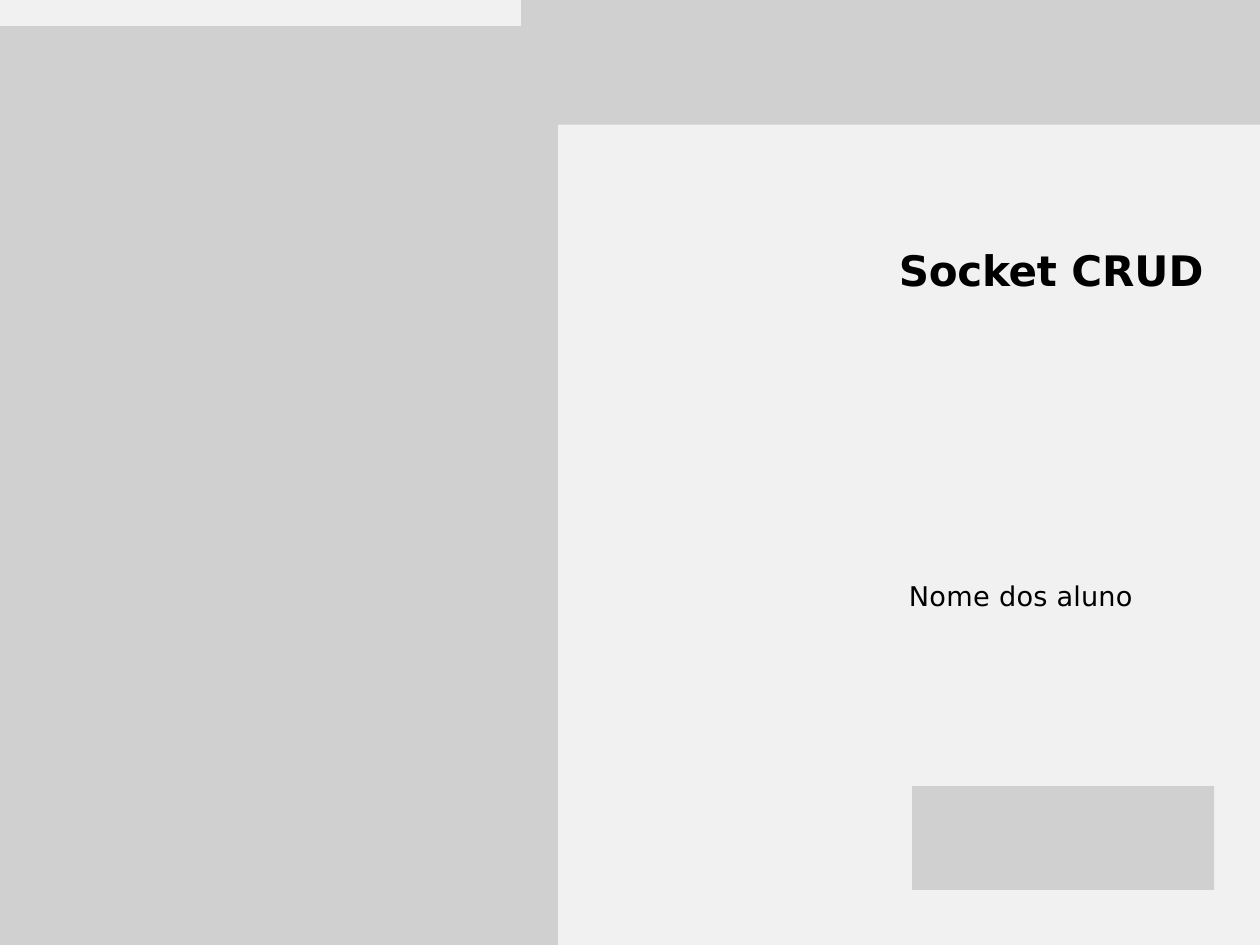
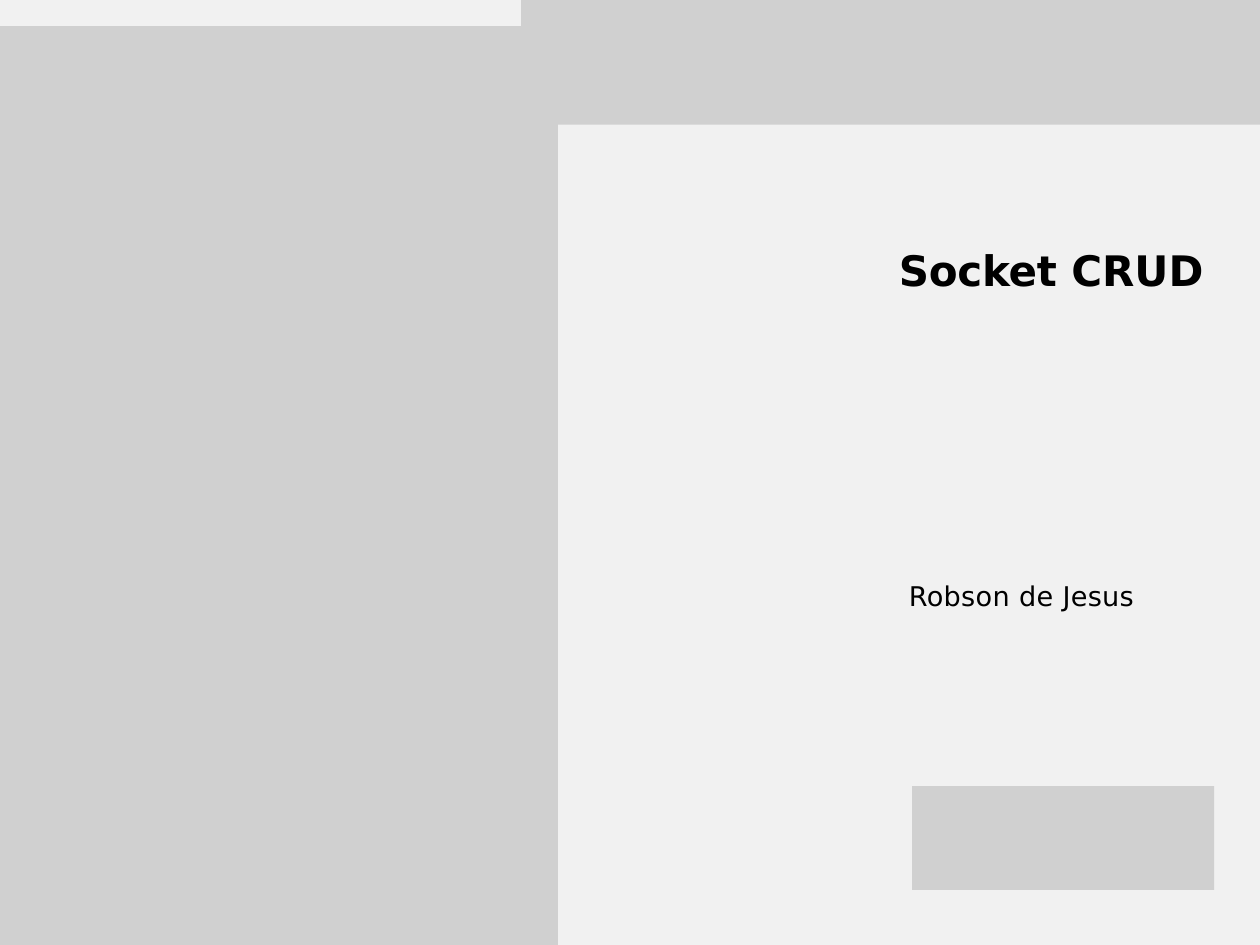
Before and after one commit to robsondejesus1996/Trabalho-Socket-Crud, a slide deck: slide 1 of Apresentação.pptx. Drawn at 1260x945 pixels with LibreOffice and Linux fonts; fonts in the diff are those of the drawing; grey boxes stand for pictures. Boxes give left, top, right and bottom in pixels: in the first picture for what was removed or moved away, otherwise in the second. Text is boxed around its words. In the diff, an @@ line names an element or a change of style, - is before the commit and + after.

```diff
--- a/Apresentação.pptx
+++ b/Apresentação.pptx
@@ text at <box>909,585,1134,612</box>: text changed @@
-Nome dos aluno
+Robson de Jesus
```
Also in this commit, not shown: 1 other slide changed, 1 slide added, 11 other files.
